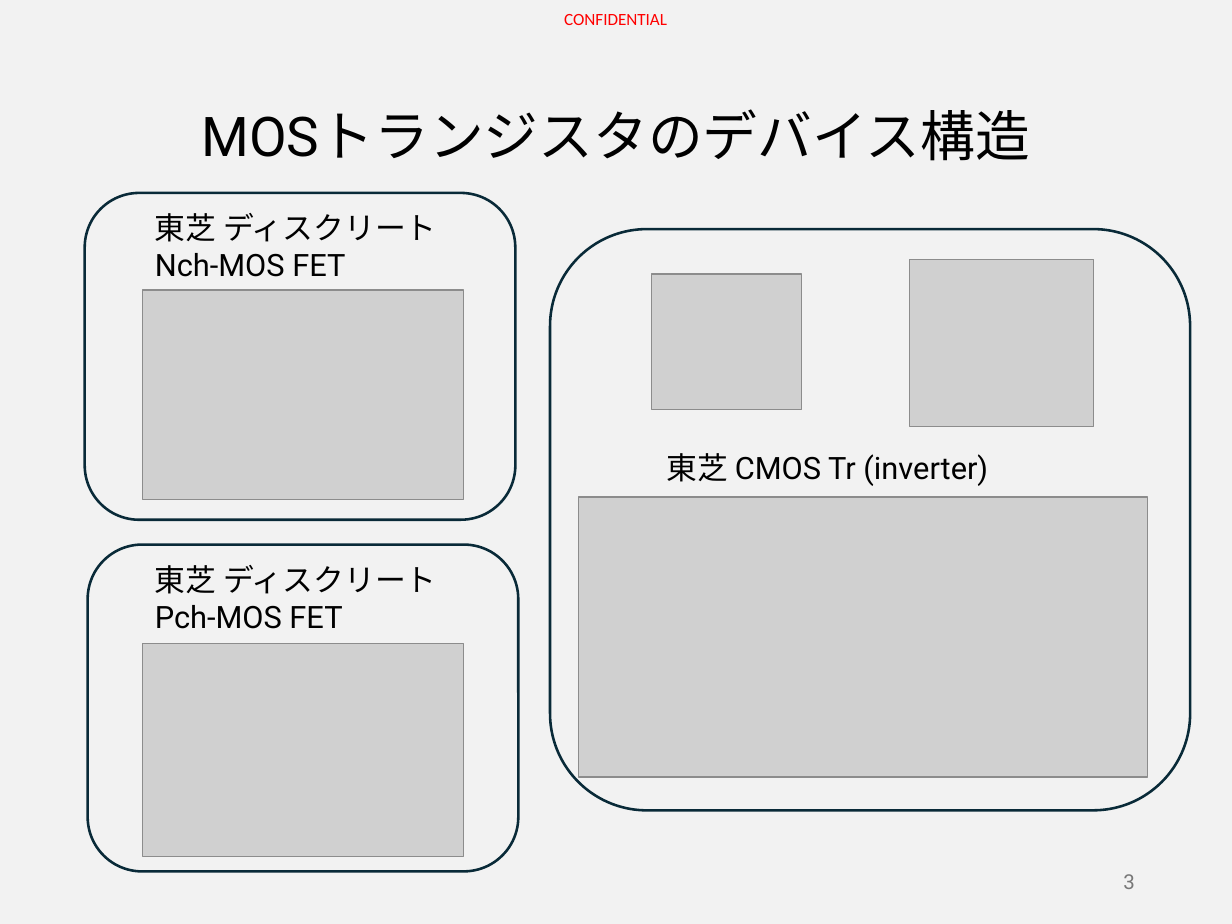
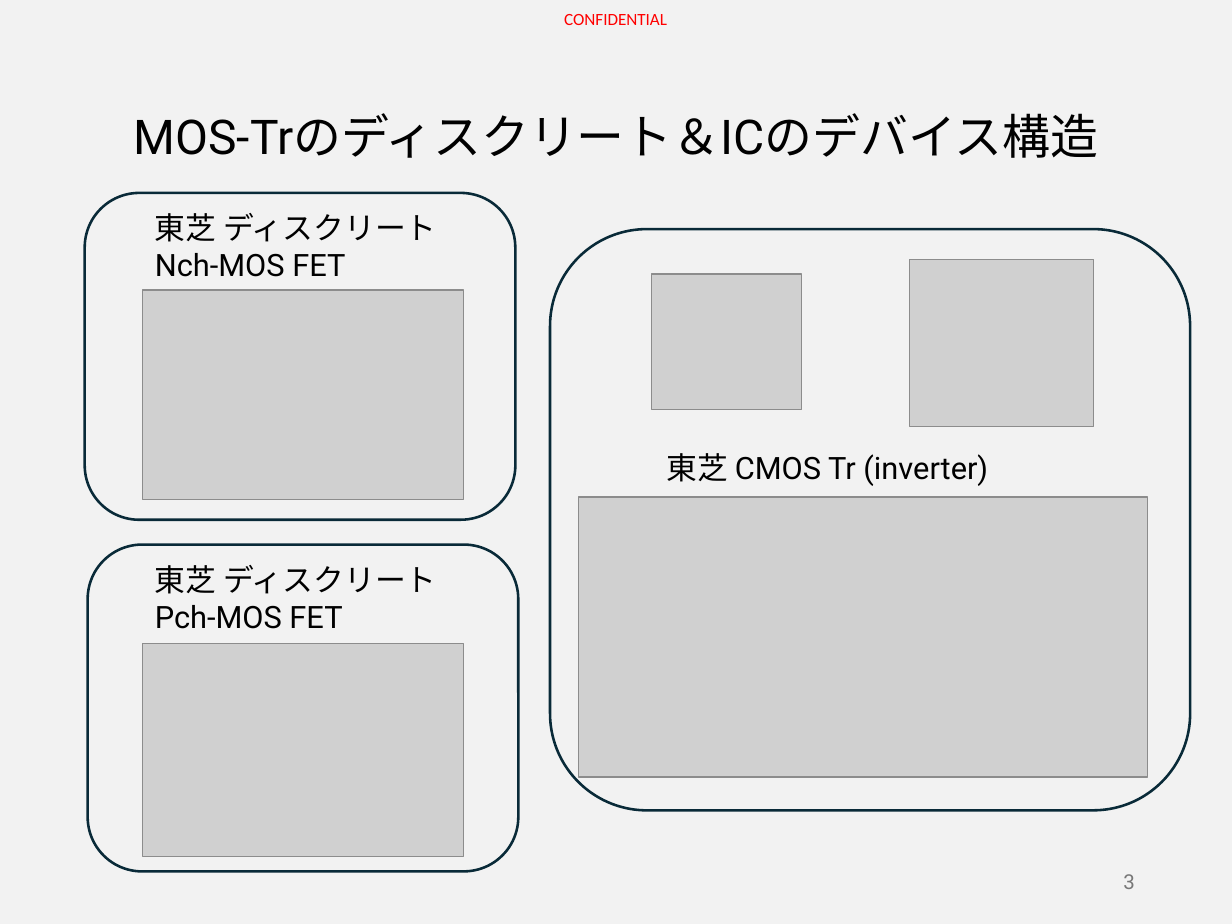
Before and after one commit to HiroyaIto/sansen, a slide deck: slide 3 of MOS-TrとICの基本&Tips Part1.pptx. Drawn at 1232x924 pixels with LibreOffice and Linux fonts; fonts in the diff are those of the drawing; grey boxes stand for pictures. Boxes give left, top, right and bottom in pixels: in the first picture for what was removed or moved away, otherwise in the second. Text is boxed around its words. In the diff, an @@ line names an element or a change of style, - is before the commit and + after.

Commit message:
11_28A

```diff
--- a/MOS-TrとICの基本&Tips Part1.pptx
+++ b/MOS-TrとICの基本&Tips Part1.pptx
@@ title at (x1=134, y1=113, x2=1098, y2=158): text changed; size 32 to 28 pt @@
-MOSトランジスタのデバイス構造
+MOS-Trのディスクリート＆ICのデバイス構造
```
Also in this commit, not shown: 1 other slide changed, 9 slides added, 1 slide removed.
